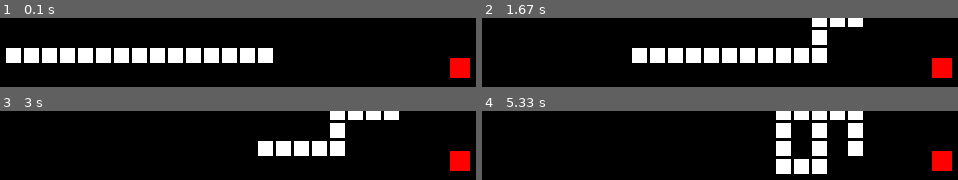
Above: before the commit, frames 1-4 (two rows, left to right).
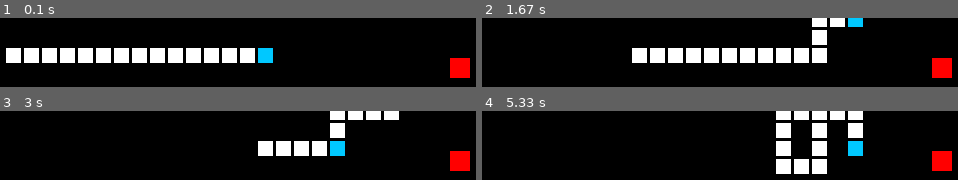
Above: after the commit, the same moments.

Repository: UCHMS19-20/final-project-nicolegarcia
Game: pygame game, started from src/game.py
Same seed, same stepped clock (60 frames per second), same inputs: the game is played once before the commit and once after it.
Inputs:
- Up to frame 1 (0.1 s): no input
- Up to frame 2 (1.67 s): hold Up 0.83-1.3 s; hold Right from 1.33 s (still down)
- Up to frame 3 (3 s): release Right at 1.83 s; hold Left 1.87-2.4 s; hold Down 2.43-2.98 s
- Up to frame 4 (5.33 s): hold Left 3.02-3.57 s; hold Up 3.6-4.15 s; hold Right 4.18-4.82 s; hold Down from 4.85 s (still down)

The runs differ from the first frame. In frame 1, 0.7% of the frame differs, in the area x 54-58%, y 43-66%; in frame 2, 0.4%; in frame 3, 0.7%; in frame 4, 0.7%.

Commit message:
Apple Collisions
Apple moves to a new location once collision with snake head is detected. Glitches with collision detetction are still being worked out.

Diff:
--- a/src/game.py
+++ b/src/game.py
@@ -57,6 +57,7 @@
     snake_segments.append(segment)
     allspriteslist.add(segment)
 
+# snake_segments[0] = head of snake
 
 clock = pygame.time.Clock()
 done = False
@@ -65,7 +66,7 @@
     # Clear screen
     screen.fill(BLACK)
      # Draw apple
-    print(apple_rect)
+
     pygame.draw.rect(screen, (255,0,0), apple_rect)
 
     for event in pygame.event.get():
@@ -87,10 +88,14 @@
             if event.key == pygame.K_DOWN:
                 x_change = 0
                 y_change = (segment_height + segment_margin)
-            if event.key == pygame.K_SPACE:
-                apple_rect.x = random.randrange(1,70)*10
-                apple_rect.y = random.randrange(1,50)*10
+            # if event.key == pygame.K_SPACE:
+            #     apple_rect.x = random.randrange(1,70)*10
+            #     apple_rect.y = random.randrange(1,50)*10
 
+        if snake_segments[0].rect.colliderect(apple_rect):
+            print("HIT")
+            apple_rect.x = random.randrange(1,70)*10
+            apple_rect.y = random.randrange(1,50)*10
 
     # Get rid of last segment of the snake
     # .pop() command removes last item in list
@@ -112,7 +117,7 @@
 
 
     allspriteslist.draw(screen)
-
+    pygame.draw.rect(screen, (0,200,255), snake_segments[0].rect)
     # Flip screen
     pygame.display.flip()
 
